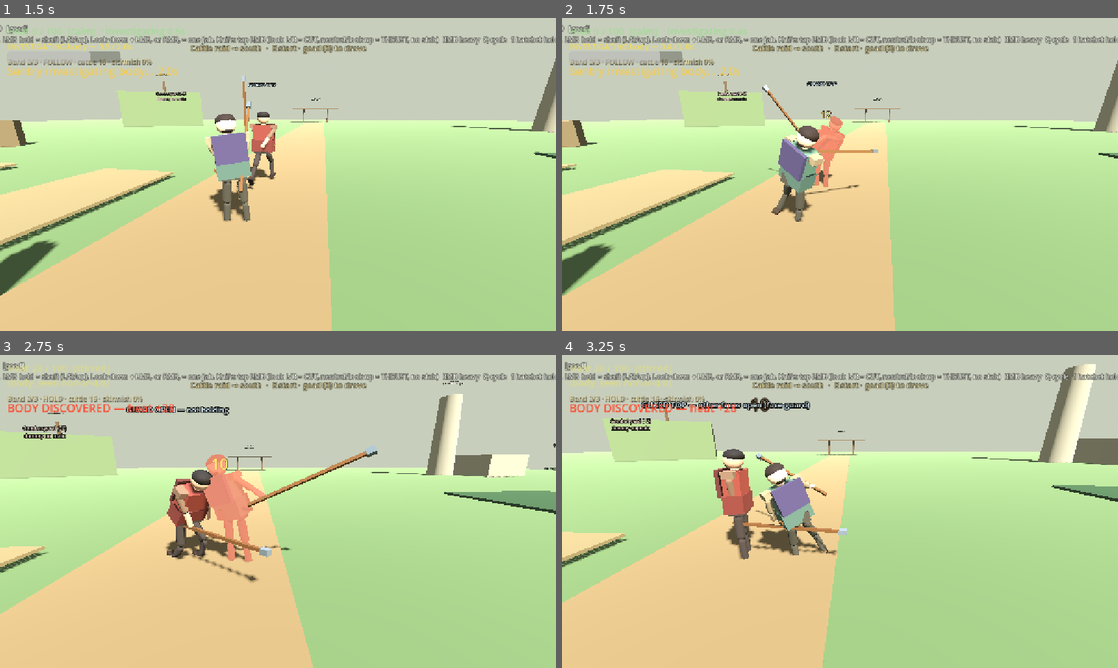
Above: before the commit, frames 1-4 (two rows, left to right).
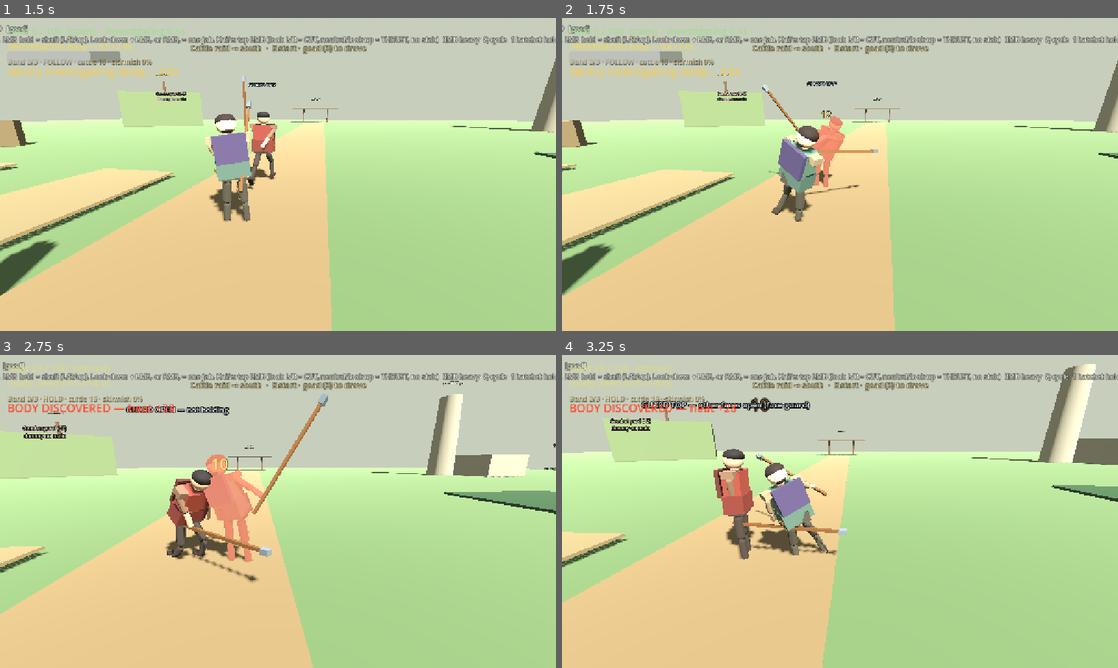
Above: after the commit, the same moments.

Repository: fortins4/devPlayground
Game: Godot game, scene res://scenes/main/main.tscn
Two runs of this game, one before a commit and one after it. Both use one fixed random seed, a clock stepped at 60 frames per second and the inputs below.
Inputs (mouse positions are in pixels of both pictures, inside the frame that each line leads up to):
- Up to frame 1 (1.5 s): tap Enter at 0.5 s; move the mouse to (305, 174) at 0.52 s; hold Right mouse button (attack_heavy) 0.53-1.28 s; hold W (move_forward) from 0.53 s (still down); click (305, 174) at 0.67 s; tap Space (jump) at 0.77 s; move the mouse to (250, 174) at 1.27 s; click (250, 174) at 1.35 s
- Up to frame 2 (1.75 s): keep holding W (move_forward); tap Space (jump) at 1.52 s
- Up to frame 3 (2.75 s): keep holding W (move_forward); move the mouse to (289, 505) at 2.02 s; hold H (band_toggle) from 2.03 s (still down)
- Up to frame 4 (3.25 s): keep holding W (move_forward); move the mouse to (834, 517) at 2.77 s; release H (band_toggle) at 2.78 s; tap Ctrl (crouch) at 2.85 s; click (834, 517) at 2.92 s; tap Space (jump) at 3.02 s

Frame 1 is identical in both runs. In frame 2, less than 0.1% of the frame differs, in the area x 36-43%, y 21-50%; in frame 3, 0.8%, in the area x 42-68%, y 12-63%; in frame 4, less than 0.1%.

Commit message:
feat(combat): keep the goad flinch off the back of the head
Aim the held goad flinch out to his right and forward of the skull, and keep that line on the blend in and out. The ready pose at both ends stays put. Guards and the settle are unchanged.

Diff:
--- a/systems/combat/tool_strike_poses.gd
+++ b/systems/combat/tool_strike_poses.gd
@@ -218,7 +218,7 @@
 
 
 ## Short hit flinch. Torso, head, and both arms recoil. The stick stays in
-## the right hand and, for the goad, rises off to his right, clear of the face.
+## the right hand and, for the goad, rises out to his right, off the face and off the back of the head.
 ## Knees soften and the soles stay down. Not a knockdown.
 static func tool_hurt_flinch_pose(weapon: int) -> Dictionary:
 	var pose := _deg_pose(_pack(
@@ -227,7 +227,7 @@
 		Vector3(58, -12, 16), Vector3(-54, 0, 0),
 		Vector3(4, 0, -2), Vector3(-8, 0, 0),
 		Vector3(5, 0, 2), Vector3(-10, 0, 0),
-		Vector3(20, 50, -30)
+		Vector3(-38, -44, -2)
 	))
 	if weapon == 2:
 		pose["root_drop"] = 0.04
@@ -241,7 +241,7 @@
 
 ## Short blend into and out of the goad flinch.
 ## A plain lerp swings the shaft across the face. A mid-blend turn
-## holds it out to his right. Weight is zero at both ends, so the
+## holds it out to his right and forward of the skull. Weight is zero at both ends, so the
 ## flinch pose and the ready pose stay put. Not the settle blend.
 static func tool_goad_flinch_blend(from_pose: Dictionary, to_pose: Dictionary, t: float, use_slerp: bool) -> Dictionary:
 	var pose := {}
@@ -258,7 +258,7 @@
 	var gate := sin(clampf(t, 0.0, 1.0) * PI)
 	if gate < 0.001 or not pose.has("weapon"):
 		return pose
-	pose["weapon"] = (pose["weapon"] as Vector3) + Vector3(deg_to_rad(-40.0), deg_to_rad(-60.0), deg_to_rad(-40.0)) * gate
+	pose["weapon"] = (pose["weapon"] as Vector3) + Vector3(deg_to_rad(8.0), deg_to_rad(4.0), deg_to_rad(-22.0)) * gate
 	return pose
 
 
